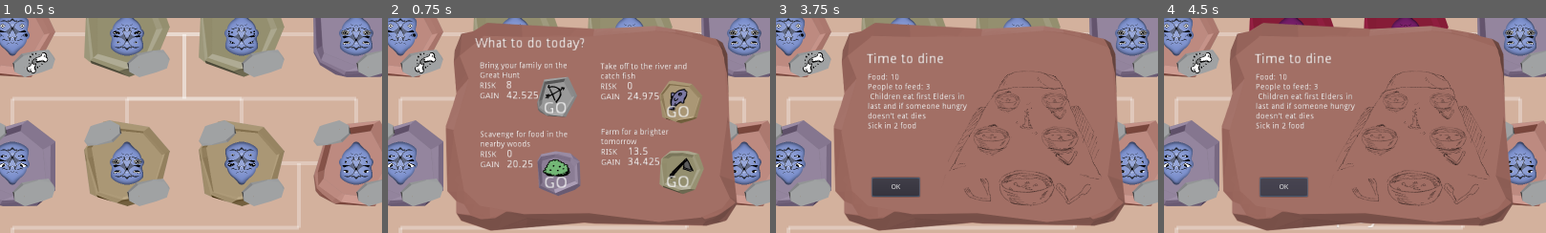
Above: before the commit, frames 1-4 (left to right).
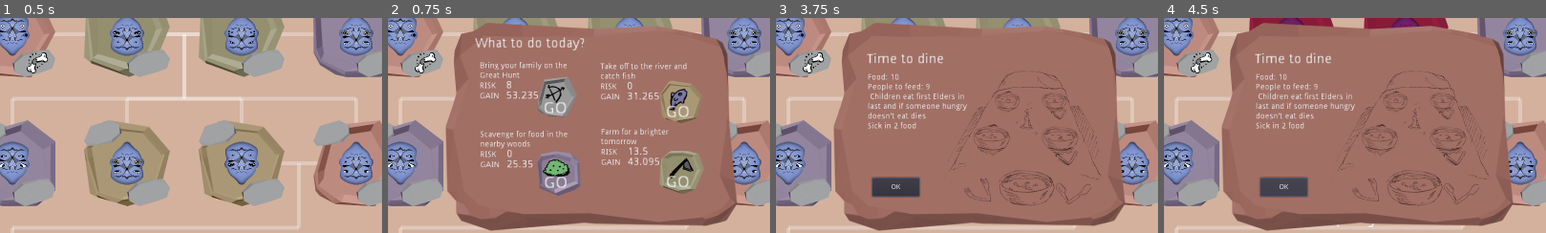
Above: after the commit, the same moments.

Repository: pmoco/GGJ23-FlipFlop_Gene
Game: Godot game, scene res://scenes/test.tscn
Two runs of this game, one before a commit and one after it. Both use one fixed random seed, a clock stepped at 60 frames per second and the inputs below.
Inputs:
- Up to frame 1 (0.5 s): no input
- Up to frame 2 (0.75 s): click "Next" at 0.5 s
- Up to frame 3 (3.75 s): click "Next" at 1.25 s; click "OK" at 2 s; click "OK" at 2.75 s; click "Next" at 3.5 s
- Up to frame 4 (4.5 s): click "OK" at 4.25 s
The pictures show only the part of the screen within x 23-73%, y 24-74%; the shares and areas given below are measured in that part.

Frame 1 is identical in both runs. In frame 2, 0.3% of the frame differs, in the area x 31-70%, y 34-70%; in frame 3, less than 0.1%; in frame 4, less than 0.1%.

Commit message:
new handling of tasks

Diff:
--- a/Character.gd
+++ b/Character.gd
@@ -207,6 +207,7 @@
 		draw_set_transform(Vector2(), 0, Vector2(1, 1))
 
 func _input(event):
+
 	if event is InputEventMouseButton and event.button_index == BUTTON_LEFT and event.is_pressed():
 		var offset = get_local_mouse_position()
 		if offset.distance_to(rect_position) < rect_size[0]:
--- a/scenes/TaskWindow.gd
+++ b/scenes/TaskWindow.gd
@@ -29,3 +29,18 @@
 func _on_HuntButton_pressed():
 	if self.is_visible():
 		self.hide()
+
+
+func _on_ScavButton_pressed():
+	if self.is_visible():
+		self.hide() # Replace with function body.
+
+
+func _on_FarmButton_pressed():
+	if self.is_visible():
+		self.hide() # Replace with function body.
+
+
+func _on_FishButton_pressed():
+	if self.is_visible():
+		self.hide() # Replace with function body.
--- a/scenes/test.tscn
+++ b/scenes/test.tscn
@@ -439,3 +439,9 @@
 [connection signal="pressed" from="SideBar/NextButton" to="." method="_on_NextButton_pressed"]
 [connection signal="pressed" from="TaskWindow/EventWindowImage/HuntBox/Container/HuntButton" to="." method="_on_HuntButton_pressed"]
 [connection signal="pressed" from="TaskWindow/EventWindowImage/HuntBox/Container/HuntButton" to="TaskWindow" method="_on_HuntButton_pressed"]
+[connection signal="pressed" from="TaskWindow/EventWindowImage/ScavengeBox/Container/ScavButton" to="." method="_on_ScavButton_pressed"]
+[connection signal="pressed" from="TaskWindow/EventWindowImage/ScavengeBox/Container/ScavButton" to="TaskWindow" method="_on_ScavButton_pressed"]
+[connection signal="pressed" from="TaskWindow/EventWindowImage/FarmBox/Container/FarmButton" to="." method="_on_FarmButton_pressed"]
+[connection signal="pressed" from="TaskWindow/EventWindowImage/FarmBox/Container/FarmButton" to="TaskWindow" method="_on_FarmButton_pressed"]
+[connection signal="pressed" from="TaskWindow/EventWindowImage/FishtBox/Container/FishButton" to="." method="_on_FishButton_pressed"]
+[connection signal="pressed" from="TaskWindow/EventWindowImage/FishtBox/Container/FishButton" to="TaskWindow" method="_on_FishButton_pressed"]
--- a/scripts/SceneManager.gd
+++ b/scripts/SceneManager.gd
@@ -65,6 +65,9 @@
 
 	sideBar.updateUI(self)
 
+	peopleCount =int(find_node("people").text)
+
+
 
 	if (peopleCount == 0):
 		print("U LOOSE")
@@ -107,8 +110,54 @@
 func _on_NextButton_pressed():
 	nextStep() # Replace with function body.
 
+func _on_ScavButton_pressed():
+	risk = float(find_node("ScavRisk").text)
+	gain = float(find_node("ScavGain").text)
+	action = "SCAV"
+	WindowOpened =false
 
 func _on_HuntButton_pressed():
 	risk = float(find_node("HuntRisk").text)
 	gain = float(find_node("HuntGain").text)
 	action = "HUNT"
+	WindowOpened =false
+
+func _on_FarmButton_pressed():
+	risk = float(find_node("FarmRisk").text)
+	gain = float(find_node("FarmGain").text)
+	action = "FARM"
+	WindowOpened =false
+
+func _on_FishButton_pressed():
+	risk = float(find_node("FishRisk").text)
+	gain = float(find_node("FishGain").text)
+	action = "FISH"
+	WindowOpened =false
+
+
+func calc_efficiency ():
+
+	var chars = graph_holder.get_alive_characters()
+	var efficiency = 0
+
+	var base_eff= 1
+	for character in chars:
+		if character.is_alive:
+			if character.age == Character.AGE.ADULT :
+				 base_eff =1.5
+			elif character.age == Character.AGE.ELDER :
+				 base_eff =.7
+			else:
+				base_eff=0
+
+			if character.status == Character.STATUS.HEALTHY:
+				base_eff  = base_eff *1
+			elif character.status == Character.STATUS.HUNGRY:
+				base_eff =base_eff *.7
+			elif character.status == Character.STATUS.SICK:
+				base_eff =base_eff *.5
+			elif character.status == Character.STATUS.WOUNDED:
+				base_eff =base_eff *.5
+
+			efficiency= efficiency +base_eff
+	return efficiency
--- a/scripts/states/Noon.gd
+++ b/scripts/states/Noon.gd
@@ -16,7 +16,7 @@
 func run(_scene) ->void :
 
 	var people =  _scene.graph_holder.get_alive_characters().size()
-	var eficiency =  people * .75
+	var eficiency =  _scene.calc_efficiency()
 
 	var HuntRisk = generateTaskRisk(HUNT_Mod)
 	var HuntGain = generateTaskGain(eficiency,HUNT_Mod)
@@ -31,7 +31,7 @@
 	var FarmGain = generateTaskGain(eficiency,FISH_Mod)
 
 	_scene.TaskWindow.open(_scene,HuntRisk,HuntGain,ScavRisk,ScavGain,FarmRisk,FarmGain,FishRisk,FishGain)
-
+	_scene.WindowOpened =true
 
 
 
@@ -45,4 +45,6 @@
 
 	var rdm =  randi() % 51
 
+	var m = Mod + (rdm *.01)
+
 	return (Mod + (rdm * .1 )) * eficiency
Not shown, added: SPLASHART/SPLASHART_WOUNDED.png.import
